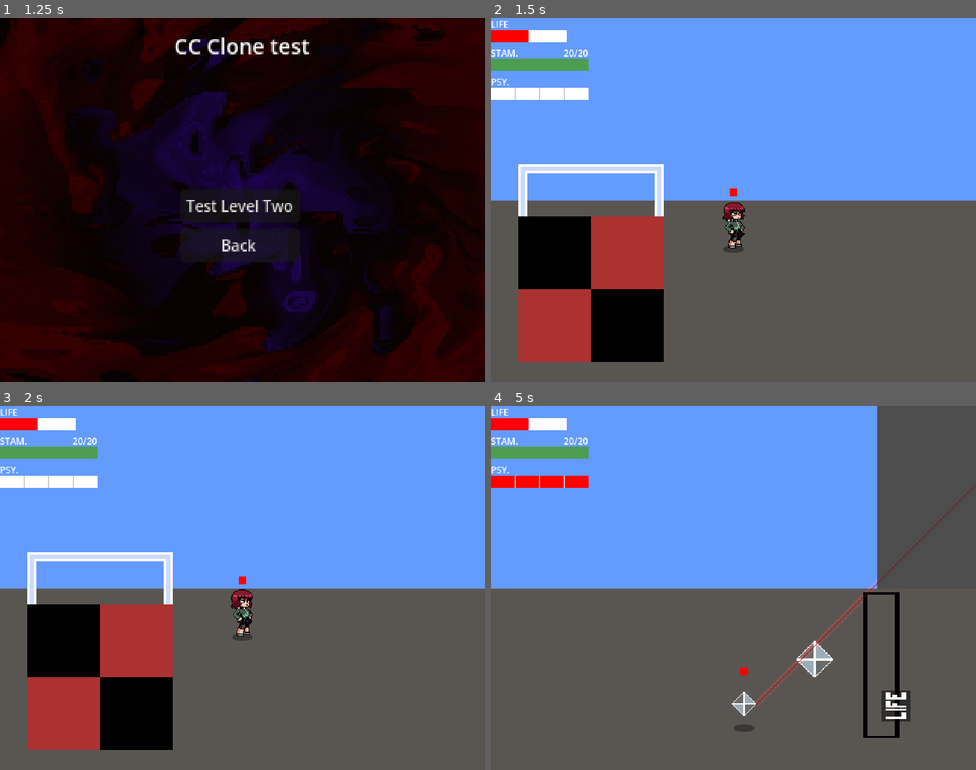
Above: before the commit, frames 1-4 (two rows, left to right).
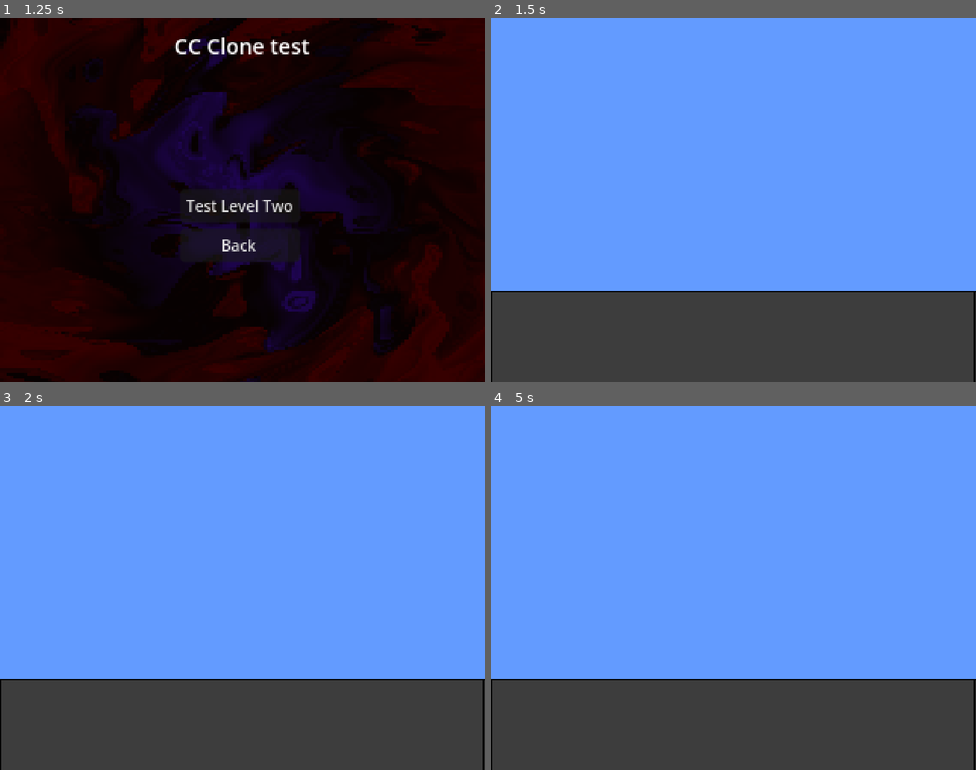
Above: after the commit, the same moments.

Repository: WarrenWarrens/CC
Game: Godot game, scene res://MainMenu/MainMenu.tscn
Two runs of this game, one before a commit and one after it. Both use one fixed random seed, a clock stepped at 60 frames per second and the inputs below.
Inputs (mouse positions are in pixels of both pictures, inside the frame that each line leads up to):
- Up to frame 1 (1.25 s): click "Levels" at 0.5 s
- Up to frame 2 (1.5 s): click "Test Level Two" at 1.25 s
- Up to frame 3 (2 s): no input
- Up to frame 4 (5 s): tap Enter (ui_accept) at 2, 2.27, 3.02, 4.52 s; move the mouse to (840, 569) at 2.02 s; hold D (right) 2.03-2.78 s; tap R (aim) at 2.1, 3.8, 4.35 s; tap Q (dodge) at 2.3, 2.85, 4.55 s; move the mouse to (636, 606) at 2.77 s; hold S (down) 2.78-3.53 s; click (636, 606) at 3.05 s; move the mouse to (782, 507) at 3.52 s; press the mouse at (782, 507) at 3.53 s; hold D (right) 3.53-4.28 s; move the mouse to (709, 660) at 4.27 s; release the mouse at (709, 660) at 4.28 s; hold W (up) from 4.28 s (still down)

Frame 1 is identical in both runs. In frame 2, 53% of the frame differs, in the area x 0-100%, y 0-100%; in frame 3, 53%; in frame 4, 62%.
Error after the commit: Parse Error: Could not find type "CharacterDef" in the current scope. (res://GameSession.gd:11)

Commit message:
Working on allowing different playable characters

Diff:
--- /dev/null
+++ b/CharacterSelect.gd
@@ -0,0 +1,67 @@
+extends Control
+## Dummy character-select screen. Make a new scene with a Control root, attach this script, and save it as
+## the scene GameSession.SELECT_SCENE points to. The whole UI is built in code, so there is nothing else to set up.
+## Each row: join checkbox, character dropdown, colour picker (the skin tint). Player 1 is always in.
+
+var _rows: Array[Dictionary] = []
+
+
+func _ready() -> void:
+	var margin := MarginContainer.new()
+	margin.set_anchors_and_offsets_preset(Control.PRESET_FULL_RECT)
+	for side in ["left", "right", "top", "bottom"]:
+		margin.add_theme_constant_override("margin_" + side, 24)
+	add_child(margin)
+
+	var box := VBoxContainer.new()
+	box.add_theme_constant_override("separation", 10)
+	margin.add_child(box)
+
+	var title := Label.new()
+	title.text = "Choose your fighters"
+	box.add_child(title)
+
+	for i in GameSession.MAX_PLAYERS:
+		box.add_child(_make_row(i))
+
+	var start := Button.new()
+	start.text = "Start"
+	start.pressed.connect(_on_start)
+	box.add_child(start)
+	start.grab_focus()
+
+
+func _make_row(i: int) -> HBoxContainer:
+	var row := HBoxContainer.new()
+	row.add_theme_constant_override("separation", 12)
+
+	var join := CheckBox.new()
+	join.text = "Player %d" % (i + 1)
+	join.button_pressed = (i == 0)
+	join.disabled = (i == 0)
+	row.add_child(join)
+
+	var pick := OptionButton.new()
+	for d in GameSession.roster:
+		pick.add_item(d.display_name)
+	row.add_child(pick)
+
+	var color := ColorPickerButton.new()
+	color.custom_minimum_size = Vector2(56, 0)
+	color.color = GameSession.roster[0].main_color
+	row.add_child(color)
+
+	# choosing a character resets the colour to that character's default
+	pick.item_selected.connect(func(idx: int): color.color = GameSession.roster[idx].main_color)
+
+	_rows.append({"join": join, "pick": pick, "color": color})
+	return row
+
+
+func _on_start() -> void:
+	GameSession.slots.clear()
+	for r in _rows:
+		if r["join"].button_pressed:
+			var def: CharacterDef = GameSession.roster[r["pick"].selected]
+			GameSession.slots.append({"def": def, "tint": r["color"].color})
+	GameSession.start_level()
--- /dev/null
+++ b/Characters/CharacterDef.tres
@@ -0,0 +1,52 @@
+[gd_resource type="Resource" format=3 uid="uid://i3gv6his14d"]
+
+[sub_resource type="GDScript" id="GDScript_nxbwp"]
+script/source = "class_name CharacterDef
+extends Resource
+## One selectable character. Make real ones in the editor: right-click in FileSystem > New Resource > CharacterDef,
+## save them as .tres files in res://Characters/ and GameSession picks them up automatically.
+
+@export var id: StringName = &\"brawler\"
+@export var display_name := \"Brawler\"
+@export var portrait: Texture2D
+
+## Optional: a different SpriteFrames for this character. It must use the same animation names
+## (Idle, Walk, Attack, Jump, Guard, Dodge, Stun...). Leave empty to keep the Player scene's sprite.
+@export var sprite_frames: SpriteFrames
+
+@export_group(\"Stats\")
+@export var max_health := 200
+@export var start_health := 100
+@export var max_stamina := 20.0
+@export var stamina_regen := 6.0
+@export var speed_mult := 1.0
+@export_enum(\"Red\", \"Blue\", \"Yellow\", \"Purple\") var starting_style := 0
+
+@export_group(\"Colours\")
+@export var main_color := Color(0.75, 0.15, 0.15)
+@export var accent_color := Color(0.15, 0.35, 0.75)
+
+
+## Recolours a sprite. Uses the PaletteSwap5 shader if the sprite has it as its material;
+## otherwise falls back to a plain tint (which also tints the outline).
+func apply_skin(body: CanvasItem, tint: Color) -> void:
+	var mat := body.material as ShaderMaterial
+	if mat == null:
+		body.self_modulate = tint
+		return
+	mat = mat.duplicate() as ShaderMaterial   # never edit the shared material
+	body.material = mat
+	_set_ramp(mat, \"main\", tint)
+	_set_ramp(mat, \"accent\", accent_color)
+
+
+func _set_ramp(mat: ShaderMaterial, prefix: String, base: Color) -> void:
+	mat.set_shader_parameter(prefix + \"_1_dst\", base.darkened(0.45))
+	mat.set_shader_parameter(prefix + \"_2_dst\", base.darkened(0.25))
+	mat.set_shader_parameter(prefix + \"_3_dst\", base)
+	mat.set_shader_parameter(prefix + \"_4_dst\", base.lightened(0.25))
+	mat.set_shader_parameter(prefix + \"_5_dst\", base.lightened(0.45))
+"
+
+[resource]
+script = SubResource("GDScript_nxbwp")
--- a/Script/Player.gd
+++ b/Characters/Player.gd
@@ -35,11 +35,14 @@
 @onready var hitbox = $Visuals/Hitbox
 @onready var laser_glow = $Visuals/AimRay/LaserLine/LaserGlow
 @onready var hit_light = $Visuals/AimRay/HitLight
-
+@onready var stats: Stats = $Stats
+@export var player_index := 0
 @onready var camera: Camera2D = $Camera2D
 @export var camera_base_y := 120.0
 @export var auto_camera_base := true
 @export var camera_limits := Rect2i(0, -10000, 5000, 20000)
+var _last_floor := -99
+var speed_mult := 1.0
 
 func _ready():
 	camera.limit_left = camera_limits.position.x
@@ -63,7 +66,19 @@
 	laser_glow.visible = false
 	hit_light.visible = false
 
-	switch_style(FightingStyle.RED)
+	#switch_style(FightingStyle.RED)
+	var slots := GameSession.get_slots()
+	var slot: Dictionary = slots[mini(player_index, slots.size() - 1)]
+	var def: CharacterDef = slot["def"]
+	stats.apply_character(def)
+	speed_mult = def.speed_mult
+	if def.sprite_frames:
+		body_sprite.sprite_frames = def.sprite_frames
+		body_sprite.play("Idle")
+		def.apply_skin(body_sprite, slot["tint"])
+	GameSession.register_player(stats)
+	stats.died.connect(_on_died)
+	switch_style(def.starting_style)
 
 func _physics_process(delta):
 	move_intent = Input.get_vector("left", "right", "up", "down")
@@ -94,21 +109,24 @@
 				velocity = velocity.move_toward(Vector2.ZERO, 800 * delta)
 				move_and_slide()
 		update_floor_state()
+		if floor_id != _last_floor:
+			_last_floor = floor_id
+			print("floor ", floor_id, "  elevation ", snappedf(elevation, 0.1))
+
 	camera.global_position = Vector2(global_position.x, camera_base_y + elevation)
 
 func handle_jump(delta):
 	if air_step(delta):
 		current_state = State.NORMAL
-	PlayerStats.add_psy(10)
 
 func _traversal_done():
 	current_state = State.NORMAL
 
-func get_elevation_shift() -> float:
-	var total := 0.0
-	for r in get_tree().get_nodes_in_group("ramps"):
-		total += r.get_elevation_shift(global_position)
-	return total
+#func get_elevation_shift() -> float:
+	#var total := 0.0
+	#for r in get_tree().get_nodes_in_group("ramps"):
+		#total += r.get_elevation_shift(global_position)
+	#return total
 
 
 func handle_movement():
@@ -141,7 +159,7 @@
 	elif Input.is_action_pressed("guard"):
 		current_state = State.GUARDING
 		body_sprite.play("Guard")
-	elif Input.is_action_just_pressed("dodge") and PlayerStats.use_stamina(5):
+	elif Input.is_action_just_pressed("dodge") and Stats.use_stamina(5):
 		current_state = State.DODGING
 		velocity = ramp_adjust(facing_direction * DODGE_SPEED)
 		body_sprite.play("Dodge")
@@ -151,10 +169,10 @@
 
 
 func is_grounded() -> bool:
-	return current_state != State.JUMPING
-
+	return current_state != State.JUMPING and altitude <= 0.0
 
 func take_damage(amount, knockback_dir):
+	if stats.health <= 0: return
 	if traversing: return
 
 	if is_invincible or current_state == State.DODGING:
@@ -184,14 +202,14 @@
 
 		get_tree().create_timer(I_FRAME_DURATION).timeout.connect(func(): is_invincible = false)
 
-func fall(delta):
-	if altitude <= 0.0:
-		return
-	z_velocity -= GRAVITY * delta
-	altitude = maxf(altitude + z_velocity * delta, 0.0)
-	if altitude == 0.0:
-		z_velocity = 0.0
-	body_sprite.position.y = -altitude
+#func fall(delta):
+	#if altitude <= 0.0:
+		#return
+	#z_velocity -= GRAVITY * delta
+	#altitude = maxf(altitude + z_velocity * delta, 0.0)
+	#if altitude == 0.0:
+		#z_velocity = 0.0
+	#body_sprite.position.y = -altitude
 
 
 func _on_body_animation_finished():
@@ -301,6 +319,9 @@
 			switch_style(FightingStyle.YELLOW)
 		elif event.keycode == KEY_4:
 			switch_style(FightingStyle.PURPLE)
+func _on_died() -> void:
+	set_physics_process(false)    # stand-in until you have a death animation
+	create_tween().tween_property(self, "modulate:a", 0.3, 0.5)
 
 func switch_style(new_style):
 	current_style = new_style
--- a/Scenes/Player.tscn
+++ b/Characters/Player.tscn
@@ -1,6 +1,6 @@
 [gd_scene format=3 uid="uid://bsxr34u030uxg"]
 
-[ext_resource type="Script" uid="uid://0pldnfg7dgrc" path="res://Script/Player.gd" id="1_dewec"]
+[ext_resource type="Script" uid="uid://0pldnfg7dgrc" path="res://Characters/Player.gd" id="1_lli6r"]
 [ext_resource type="Texture2D" uid="uid://col12h5utam6h" path="res://Assets/Player/PPunch.png" id="2_megsn"]
 [ext_resource type="Script" uid="uid://cknha0o0xqc7u" path="res://Script/Shadow.gd" id="2_yoq75"]
 [ext_resource type="Texture2D" uid="uid://co3tox2hrugta" path="res://Assets/dead.png" id="3_ksbbd"]
@@ -12,6 +12,7 @@
 [ext_resource type="Texture2D" uid="uid://bv4au63a5e7sf" path="res://Assets/Player/PWalk.png" id="8_1e7my"]
 [ext_resource type="Texture2D" uid="uid://b7v06cejj4ksp" path="res://Assets/debugdiamond.png" id="9_glx4g"]
 [ext_resource type="Texture2D" uid="uid://bqferb34iu0vs" path="res://Assets/laser.png" id="10_yoq75"]
+[ext_resource type="Script" uid="uid://5sr58tj15hmr" path="res://Scenes/Stats.gd" id="13_miouo"]
 
 [sub_resource type="CapsuleShape2D" id="CapsuleShape2D_ttpud"]
 radius = 3.0
@@ -434,7 +435,12 @@
 
 [node name="Player" type="CharacterBody2D" unique_id=1446667991]
 y_sort_enabled = true
-script = ExtResource("1_dewec")
+script = ExtResource("1_lli6r")
+player_index = null
+camera_base_y = null
+auto_camera_base = null
+camera_limits = null
+floor_id = null
 
 [node name="Shadow" type="Node2D" parent="." unique_id=1658934795]
 script = ExtResource("2_yoq75")
@@ -559,6 +565,9 @@
 editor_draw_limits = true
 editor_draw_drag_margin = true
 
+[node name="Stats" type="Node" parent="." unique_id=34316763]
+script = ExtResource("13_miouo")
+
 [connection signal="animation_finished" from="Visuals/Body" to="." method="_on_body_animation_finished"]
 [connection signal="frame_changed" from="Visuals/Body" to="." method="_on_body_frame_changed"]
 [connection signal="area_entered" from="Visuals/Hitbox" to="." method="_on_hitbox_area_entered"]
--- /dev/null
+++ b/GameSession.gd
@@ -0,0 +1,87 @@
+extends Node
+## Autoload (Project Settings > Autoload, name it exactly "GameSession").
+## Remembers who is playing as whom between the character-select screen and the level,
+## and decides when the run is over.
+
+const MAX_PLAYERS := 4
+const CHARACTER_DIR := "res://Characters"
+const SELECT_SCENE := "res://Scenes/CharacterSelect.tscn"   # change to your paths
+const FIRST_LEVEL := "res://Scenes/WorldOne.tscn"
+
+var roster: Array[CharacterDef] = []
+
+## One entry per joined player: { "def": CharacterDef, "tint": Color }
+var slots: Array[Dictionary] = []
+
+var _alive := 0
+
+
+func _ready() -> void:
+	roster = _load_roster()
+	if roster.is_empty():
+		roster = _dummy_roster()   # so everything works before you've made any .tres files
+
+
+## Slots to use when a level is run directly from the editor (nothing was selected).
+func get_slots() -> Array[Dictionary]:
+	if slots.is_empty():
+		return [{"def": roster[0], "tint": roster[0].main_color}]
+	return slots
+
+
+func start_level(path := FIRST_LEVEL) -> void:
+	_alive = 0
+	get_tree().change_scene_to_file(path)
+
+
+func open_select() -> void:
+	get_tree().change_scene_to_file(SELECT_SCENE)
+
+
+## Each Player calls this once it has its Stats.
+func register_player(stats: Stats) -> void:
+	_alive += 1
+	stats.died.connect(_on_player_died)
+
+
+func _on_player_died() -> void:
+	_alive -= 1
+	if _alive <= 0:
+		_alive = 0
+		get_tree().call_deferred("reload_current_scene")   # everyone down: restart the level
+
+
+func _load_roster() -> Array[CharacterDef]:
+	var out: Array[CharacterDef] = []
+	var dir := DirAccess.open(CHARACTER_DIR)
+	if dir == null:
+		return out
+	for f in dir.get_files():
+		var file := f.trim_suffix(".remap")   # exported builds list resources with a .remap suffix
+		if file.ends_with(".tres") or file.ends_with(".res"):
+			var def := load("%s/%s" % [CHARACTER_DIR, file]) as CharacterDef
+			if def:
+				out.append(def)
+	return out
+
+
+func _dummy_roster() -> Array[CharacterDef]:
+	var out: Array[CharacterDef] = []
+	out.append(_make(&"brawler", "Brawler", 200, 20.0, 6.0, 1.0, Color(0.8, 0.2, 0.2), 0))
+	out.append(_make(&"rusher", "Rusher", 150, 30.0, 8.0, 1.15, Color(0.2, 0.4, 0.9), 1))
+	out.append(_make(&"tank", "Tank", 300, 15.0, 4.0, 0.85, Color(0.9, 0.8, 0.2), 2))
+	return out
+
+
+func _make(id: StringName, label: String, hp: int, stam: float, regen: float, speed: float, color: Color, style: int) -> CharacterDef:
+	var d := CharacterDef.new()
+	d.id = id
+	d.display_name = label
+	d.max_health = hp
+	d.start_health = hp
+	d.max_stamina = stam
+	d.stamina_regen = regen
+	d.speed_mult = speed
+	d.main_color = color
+	d.starting_style = style
+	return d
--- a/MainMenu/MainMenu.gd
+++ b/MainMenu/MainMenu.gd
@@ -37,7 +37,7 @@
 
 
 func _on_test_level_button_pressed() -> void:
-	get_tree().change_scene_to_file("res://Scenes/WorldThree.tscn")
+	get_tree().change_scene_to_file("res://Scenes/WorldFive.tscn")
 
 
 
--- /dev/null
+++ b/Scenes/CharacterSelect.tscn
@@ -0,0 +1,12 @@
+[gd_scene format=3 uid="uid://c7b4yq52byco3"]
+
+[ext_resource type="Script" uid="uid://c164ggowkhmyt" path="res://CharacterSelect.gd" id="1_r5nmx"]
+
+[node name="Control" type="Control" unique_id=1362907438]
+layout_mode = 3
+anchors_preset = 15
+anchor_right = 1.0
+anchor_bottom = 1.0
+grow_horizontal = 2
+grow_vertical = 2
+script = ExtResource("1_r5nmx")
--- /dev/null
+++ b/Scenes/Stats.gd
@@ -0,0 +1,110 @@
+class_name Stats
+extends Node
+## Per-player stats. Add as a child Node named "Stats" in Player.tscn.
+## Same variable names and rules as your PlayerStats autoload, so StatBar can read it with get(stat) as before.
+## Differences: no game_over() reload (it emits `died`; GameSession decides what happens), and
+## apply_character() sets the maximums from a CharacterDef.
+
+signal died
+
+var health := 100
+var max_health := 200
+var action := true
+
+var stamina := 20.0
+var max_stamina := 20.0
+var stamina_regen := 6.0
+var stamina_regen_delay := 1.0
+var _stamina_timer := 0.0
+
+var psy := 0.0
+var max_psy := 100.0
+var psy_chunks := 4
+var psy_decay := 8.0
+var psy_decay_delay := 3.0
+var _psy_timer := 0.0
+var _psy_floor := 0.0
+
+var _dead := false
+
+
+func apply_character(def: CharacterDef) -> void:
+	max_health = def.max_health
+	health = def.start_health
+	max_stamina = def.max_stamina
+	stamina = max_stamina
+	stamina_regen = def.stamina_regen
+
+
+func reset() -> void:
+	health = mini(100, max_health)
+	action = true
+	stamina = max_stamina
+	psy = 0.0
+	_psy_floor = 0.0
+	_stamina_timer = 0.0
+	_psy_timer = 0.0
+	_dead = false
+
+
+func _process(delta: float) -> void:
+	if _stamina_timer > 0.0:
+		_stamina_timer -= delta
+	elif stamina < max_stamina:
+		stamina = minf(stamina + stamina_regen * delta, max_stamina)
+
+	if _psy_timer > 0.0:
+		_psy_timer -= delta
+	elif psy > _psy_floor:
+		psy = maxf(psy - psy_decay * delta, _psy_floor)
+
+
+func take_damage(amount: int) -> void:
+	change_health(-amount)
+	if health <= 0 and not _dead:
+		_dead = true
+		died.emit()
+
+
+func change_health(amount: int) -> void:
+	health = clampi(health + amount, 0, max_health)
+
+
+func use_stamina(amount: float) -> bool:
+	if stamina < amount:
+		return false
+	stamina -= amount
+	_stamina_timer = stamina_regen_delay
+	return true
+
+
+func add_psy(amount: float) -> void:
+	psy = minf(psy + amount, max_psy)
+	_update_psy_floor()
+	_psy_timer = psy_decay_delay
+
+
+func spend_psy(amount: float) -> bool:
+	if psy < amount:
+		return false
+	psy -= amount
+	_update_psy_floor()
+	_psy_timer = psy_decay_delay
+	return true
+
+
+func _update_psy_floor() -> void:
+	var chunk := max_psy / psy_chunks
+	_psy_floor = floorf(psy / chunk + 0.0001) * chunk
+
+
+func change_action(value: int) -> void:
+	action = (value == 1)
+
+
+func get_health() -> String:
+	return str(health)
+
+
+func get_action() -> bool:
+	return action
--- a/Scenes/WorldFive.tscn
+++ b/Scenes/WorldFive.tscn
@@ -1,7 +1,7 @@
 [gd_scene format=3 uid="uid://dtvws24dm3p4b"]
 
 [ext_resource type="Script" uid="uid://saxx8vy4npnh" path="res://Script/World.gd" id="1_wnph4"]
-[ext_resource type="PackedScene" uid="uid://bsxr34u030uxg" path="res://Scenes/Player.tscn" id="2_56ktj"]
+[ext_resource type="PackedScene" uid="uid://bsxr34u030uxg" path="res://Characters/Player.tscn" id="2_56ktj"]
 [ext_resource type="Texture2D" uid="uid://cqk0p78nwjjd2" path="res://Assets/sky.png" id="3_8xwjy"]
 [ext_resource type="Texture2D" uid="uid://dmbrjltbpwy0r" path="res://Assets/grey2.png" id="4_3jlm2"]
 [ext_resource type="Texture2D" uid="uid://svsya7w1lvb2" path="res://Assets/red4.png" id="5_ya0eq"]
@@ -34,7 +34,10 @@
 position = Vector2(795, 167)
 collision_layer = 3
 collision_mask = 3
+player_index = null
 camera_base_y = 0.0
+auto_camera_base = null
+camera_limits = null
 floor_id = 1
 
 [node name="LevelOne" type="Node2D" parent="." unique_id=1849063933]
@@ -161,11 +164,13 @@
 [node name="Ledge" parent="Ledges" unique_id=976586405 instance=ExtResource("17_xckvv")]
 position = Vector2(2151, -64)
 scale = Vector2(7, 1)
+lower_floor = 2
+upper_floor = 3
 
 [node name="Ledge2" parent="Ledges" unique_id=907579289 instance=ExtResource("17_xckvv")]
 position = Vector2(2312, -126.00001)
 rotation = 1.5707964
-scale = Vector2(5, 1)
+scale = Vector2(5, 3)
 kind = 1
 lower_floor = 2
 upper_floor = 3
--- a/Scenes/WorldFour.tscn
+++ b/Scenes/WorldFour.tscn
@@ -7,7 +7,7 @@
 [ext_resource type="Texture2D" uid="uid://jhnqaj8kyhgq" path="res://Assets/diamond24045.png" id="5_eaeku"]
 [ext_resource type="Texture2D" uid="uid://cpofv4e6rkxwo" path="res://Assets/tri45.png" id="6_pes1b"]
 [ext_resource type="Texture2D" uid="uid://bwaabb6gbocq7" path="res://Assets/par45.png" id="7_nudy2"]
-[ext_resource type="PackedScene" uid="uid://bsxr34u030uxg" path="res://Scenes/Player.tscn" id="7_y2fik"]
+[ext_resource type="PackedScene" uid="uid://bsxr34u030uxg" path="res://Characters/Player.tscn" id="7_y2fik"]
 [ext_resource type="Script" uid="uid://yk6whv2wyufn" path="res://Script/Ramp.gd" id="9_eaeku"]
 [ext_resource type="Script" uid="uid://lebd0vwq68h" path="res://Script/LevelCamera.gd" id="10_pes1b"]
 
@@ -237,7 +237,11 @@
 [node name="Player" parent="." unique_id=1446667991 instance=ExtResource("7_y2fik")]
 z_index = 22
 position = Vector2(559, 371)
+player_index = null
 camera_base_y = 0.0
+auto_camera_base = null
+camera_limits = null
+floor_id = null
 
 [node name="RampAssistUp" type="Area2D" parent="." unique_id=1290634494]
 collision_layer = 16
--- a/Scenes/WorldOne.tscn
+++ b/Scenes/WorldOne.tscn
@@ -2,7 +2,7 @@
 
 [ext_resource type="Texture2D" uid="uid://cqk0p78nwjjd2" path="res://Assets/sky.png" id="1_ap4ow"]
 [ext_resource type="Script" uid="uid://saxx8vy4npnh" path="res://Script/World.gd" id="1_iu4tf"]
-[ext_resource type="PackedScene" uid="uid://bsxr34u030uxg" path="res://Scenes/Player.tscn" id="2_1b5jc"]
+[ext_resource type="PackedScene" uid="uid://bsxr34u030uxg" path="res://Characters/Player.tscn" id="2_1b5jc"]
 [ext_resource type="Texture2D" uid="uid://cxftcn7kqwxur" path="res://Assets/ground2.png" id="2_c03eq"]
 [ext_resource type="Texture2D" uid="uid://32yi8om1h7ai" path="res://Assets/ground1.png" id="3_iu4tf"]
 [ext_resource type="Texture2D" uid="uid://dd5sw0dgvsikh" path="res://Assets/ramp1.png" id="4_6ngtb"]
--- a/Scenes/WorldThree.tscn
+++ b/Scenes/WorldThree.tscn
@@ -1,7 +1,7 @@
 [gd_scene format=3 uid="uid://dwhl3mkrh7e2n"]
 
 [ext_resource type="Script" uid="uid://saxx8vy4npnh" path="res://Script/World.gd" id="1_28xjk"]
-[ext_resource type="PackedScene" uid="uid://bsxr34u030uxg" path="res://Scenes/Player.tscn" id="2_pllyr"]
+[ext_resource type="PackedScene" uid="uid://bsxr34u030uxg" path="res://Characters/Player.tscn" id="2_pllyr"]
 [ext_resource type="Texture2D" uid="uid://cqk0p78nwjjd2" path="res://Assets/sky.png" id="3_gatps"]
 [ext_resource type="Texture2D" uid="uid://cxftcn7kqwxur" path="res://Assets/ground2.png" id="4_buomm"]
 [ext_resource type="Texture2D" uid="uid://32yi8om1h7ai" path="res://Assets/ground1.png" id="5_4h4gs"]
@@ -31,7 +31,11 @@
 position = Vector2(4244, 185)
 collision_layer = 3
 collision_mask = 3
+player_index = null
 camera_base_y = 0.0
+auto_camera_base = null
+camera_limits = null
+floor_id = null
 
 [node name="Ground" type="Node2D" parent="." unique_id=1849063933]
 metadata/_edit_lock_ = true
--- a/Scenes/WorldTwo.tscn
+++ b/Scenes/WorldTwo.tscn
@@ -1,7 +1,7 @@
 [gd_scene format=3 uid="uid://cwit67qe75egw"]
 
 [ext_resource type="Texture2D" uid="uid://dvp2htip1dbar" path="res://Assets/stage2.png" id="1_ty8a5"]
-[ext_resource type="PackedScene" uid="uid://bsxr34u030uxg" path="res://Scenes/Player.tscn" id="2_4hy8i"]
+[ext_resource type="PackedScene" uid="uid://bsxr34u030uxg" path="res://Characters/Player.tscn" id="2_4hy8i"]
 
 [sub_resource type="PhysicsMaterial" id="PhysicsMaterial_ttpud"]
 
--- a/Script/StatBar.gd
+++ b/Script/StatBar.gd
@@ -72,3 +72,12 @@
 	if chunks > 1:
 		for i in range(1, chunks):
 			draw_rect(Rect2(w * i / chunks - 1.0, _header_h, 2.0, bar_height), divider_color)
+
+func bind(stats: Stats) -> void:
+	_bind_children(self, stats)
+
+func _bind_children(node: Node, stats: Stats) -> void:
+	for c in node.get_children():
+		if c is StatBar:
+			c.bind(stats)
+		_bind_children(c, stats)
--- a/Script/Walker.gd
+++ b/Script/Walker.gd
@@ -63,7 +63,22 @@
 		var end := r.end_progress_for(floor_id)
 		if end >= 0.0 and absf(r.progress_at(global_position) - end) < 0.4:
 			return r
+	_warn_floor_mismatch()
 	return null
+
+
+var _warned_ramps := {}
+
+## One-time warning when we stand at the end of a ramp that doesn't join our floor. Usually that means
+## floor_id is out of sync (wrong starting floor on a Player/Enemy, or a ramp with the wrong floor numbers).
+func _warn_floor_mismatch() -> void:
+	for r in ramps:
+		if _warned_ramps.has(r) or r.connects(floor_id):
+			continue
+		var progress := r.progress_at(global_position)
+		if progress < 0.25 or progress > 0.75:
+			_warned_ramps[r] = true
+			push_warning("%s is at the end of ramp '%s' (joins floors %d and %d) but its floor_id is %d. If it should be able to use that ramp, its floor_id is out of sync. (Harmless if the ramps just overlap on screen.)" % [name, r.name, r.low_floor, r.high_floor, floor_id])
 
 
 func get_slope() -> float:
--- a/Script/World.gd
+++ b/Script/World.gd
@@ -3,8 +3,12 @@
 const HUD_SCENE := preload("res://Scenes/HUD.tscn")
 @export var show_hud := true
 func _ready() -> void:
-	if show_hud:
-		add_child(HUD_SCENE.instantiate())
+	var hud := HUD_SCENE.instantiate()
+	add_child(hud)
+	hud.bind($Player.stats)
+
+	#if show_hud:
+		#add_child(HUD_SCENE.instantiate())
 
 func _process(_delta) -> void:
 	pass
--- a/project.godot
+++ b/project.godot
@@ -17,8 +17,8 @@
 
 [autoload]
 
-PlayerStats="*uid://bycay211ygd3"
 SceneManager="*uid://wfxib1234o76"
+GameSession="*uid://1kvd1x2o5ioj"
 
 [display]
 
Not shown, added: CharacterSelect.gd.uid
Renamed: Script/Player.gd.uid -> Characters/Player.gd.uid
Not shown, added: GameSession.gd.uid
Not shown, added: Scenes/Stats.gd.uid
